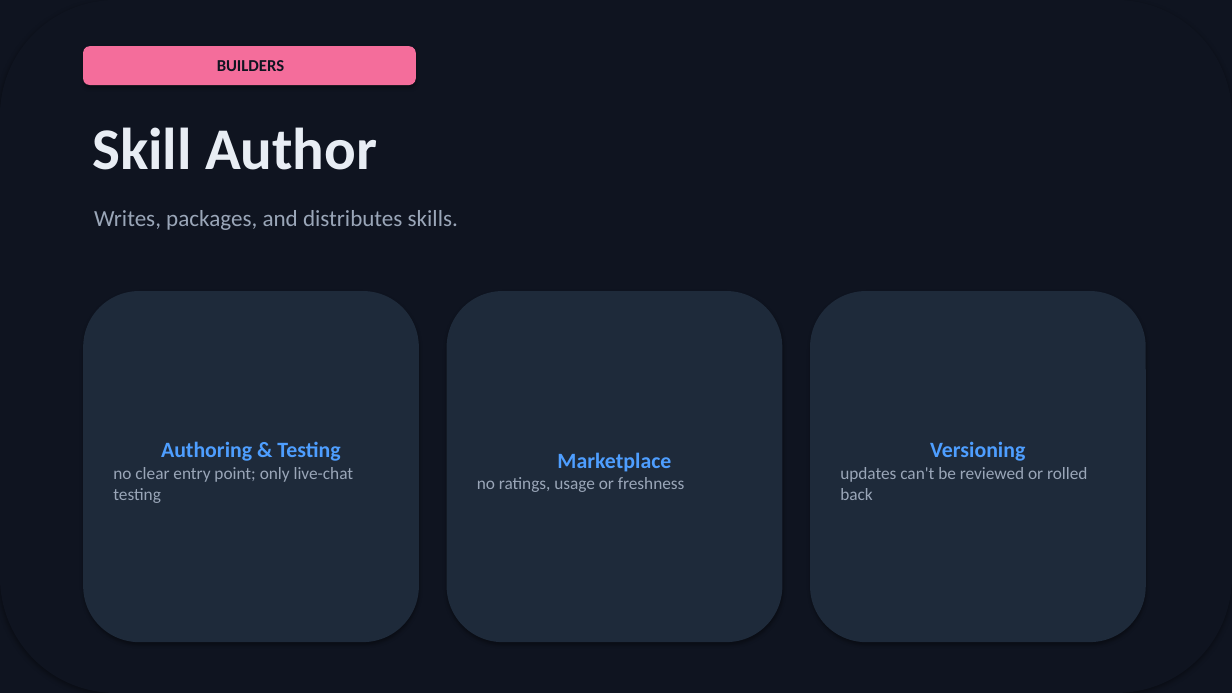
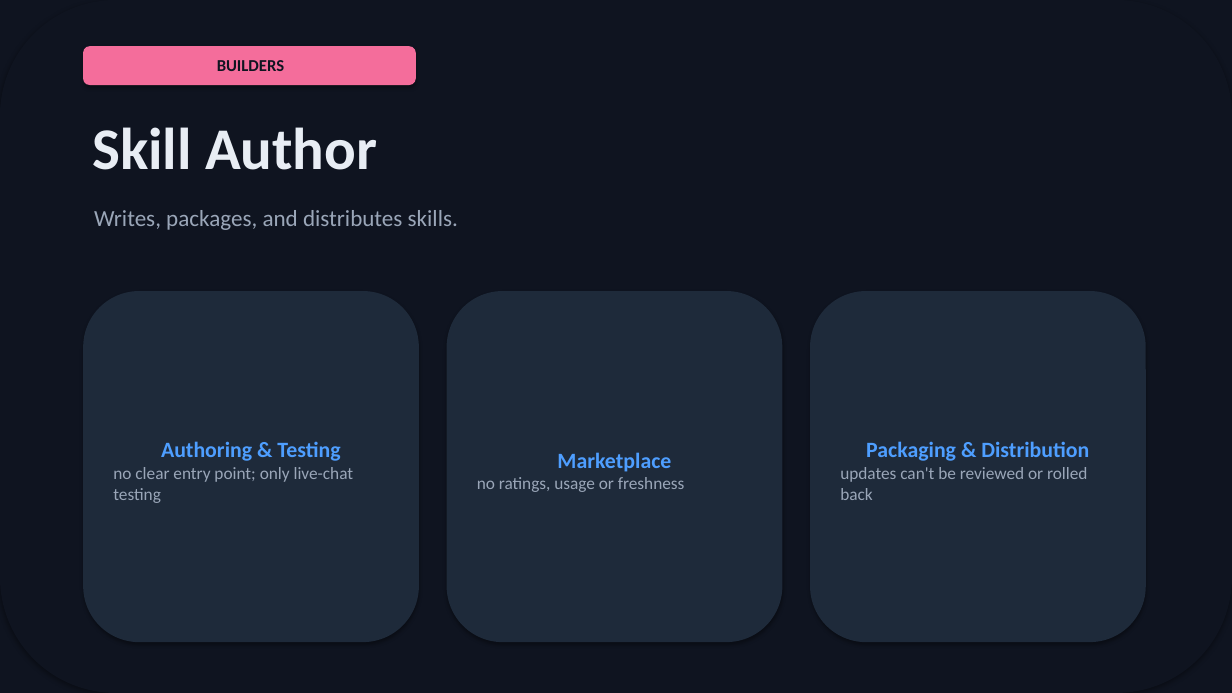
Before and after one commit to michaelatamuk/openjiuwen-jiuwenswarm, a slide deck: slide 12 of docs-michael/usability/slides/personas-deck.pptx. Drawn at 1232x693 pixels with LibreOffice and Linux fonts; fonts in the diff are those of the drawing. Boxes give left, top, right and bottom in pixels: in the first picture for what was removed or moved away, otherwise in the second. Text is boxed around its words. In the diff, an @@ line names an element or a change of style, - is before the commit and + after.

```diff
--- a/docs-michael/usability/slides/personas-deck.pptx
+++ b/docs-michael/usability/slides/personas-deck.pptx
@@ text in rounded rectangle at <box>866,441,1089,461</box>: text changed @@
-Versioning
+Packaging & Distribution
```
Also in this commit, not shown: 3 other slides changed, 42 other files.
